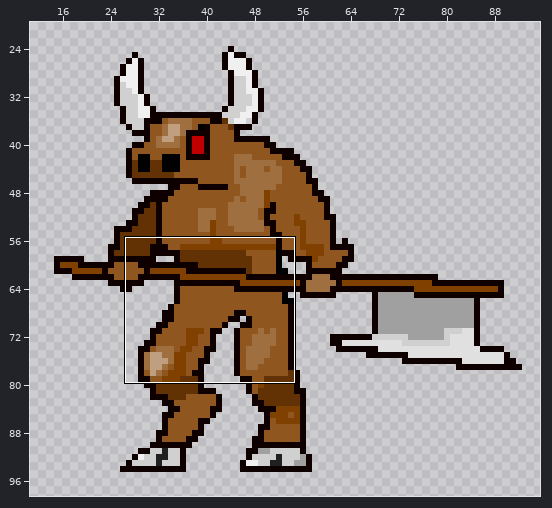
Edited in one commit: sprite sheet (Monja/Assets/Image/Chara_Image/minotaurosu.png). Above: a wide view before the commit, with the close-up outlined.
Close-up. First the earlier version:
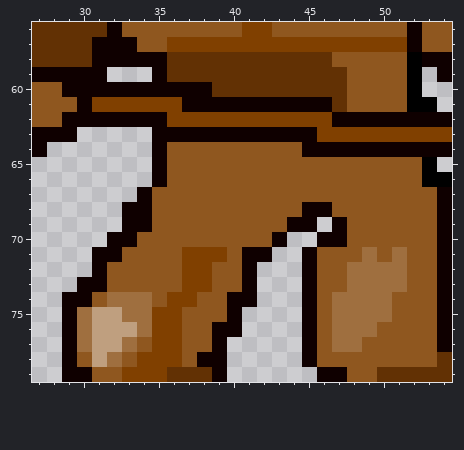
The file is 96x128 pixels. Shown: x 27..54, y 56..79. The wide view leaves out empty margins.
After the commit:
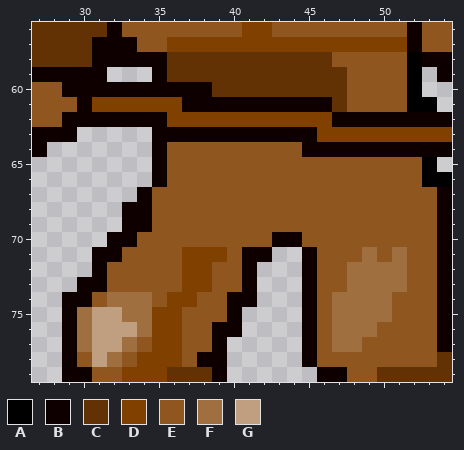
Palette (. is transparent): A #000000  B #0f0000  C #623104  D #804000  E #8f571f  F #9f6f3f  G #bf9f7f
Edits made:
Changed rows in their new state; - is an unchanged pixel.
first column x 44:
68 -EE-
69 EEEE
70 BEEE
